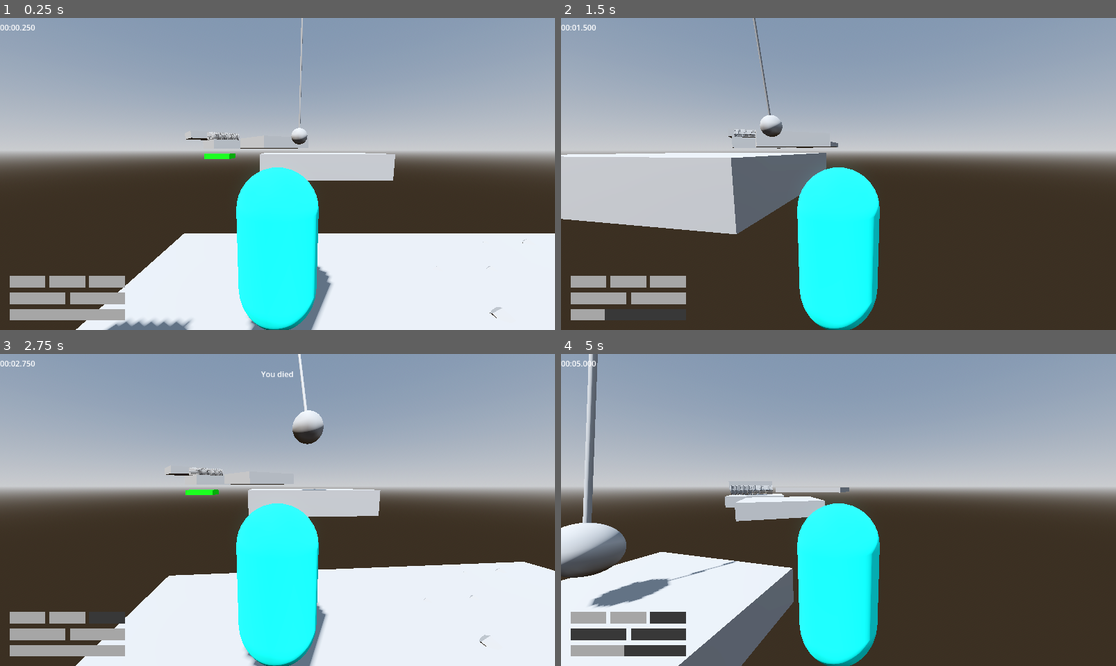
Above: before the commit, frames 1-4 (two rows, left to right).
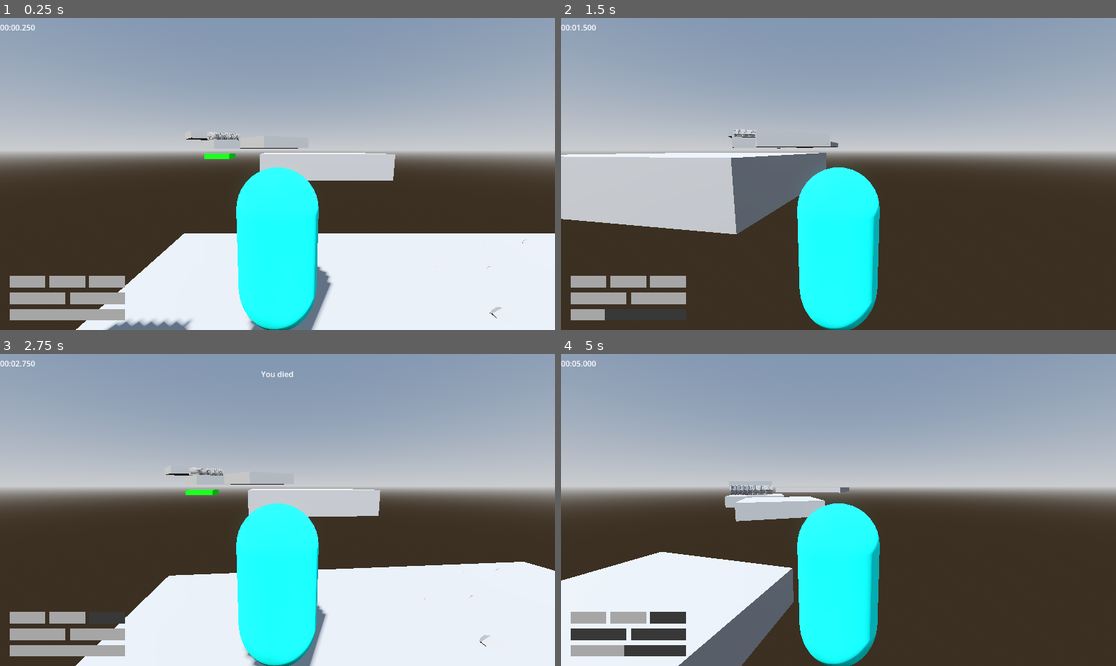
Above: after the commit, the same moments.

Repository: jpvds1/DDJD
Game: Godot game, scene res://scenes/levels/level_1.tscn
Two runs of this game, one before a commit and one after it. Both use one fixed random seed, a clock stepped at 60 frames per second and the inputs below.
Inputs (mouse positions are in pixels of both pictures, inside the frame that each line leads up to):
- Up to frame 1 (0.25 s): no input
- Up to frame 2 (1.5 s): move the mouse to (866, 174) at 0.52 s; hold W (move_forwards) from 0.53 s (still down); tap Q (dash) at 0.6 s; tap Space (jump) at 0.77 s; move the mouse to (810, 174) at 1.27 s; tap Shift (sprint) at 1.35 s
- Up to frame 3 (2.75 s): keep holding W (move_forwards); tap Space (jump) at 1.52 s; move the mouse to (288, 503) at 2.02 s; tap Q (dash) at 2.1 s
- Up to frame 4 (5 s): keep holding W (move_forwards); move the mouse to (832, 516) at 2.77 s; tap Shift (sprint) at 2.85, 4.35 s; tap Space (jump) at 3.02, 3.77, 4.52 s; move the mouse to (877, 513) at 3.52 s; tap Q (dash) at 3.6 s; move the mouse to (794, 506) at 4.27 s

The runs differ from the first frame. In frame 1, 0.2% of the frame differs, in the area x 52-56%, y 0-41%; in frame 2, 0.3%; in frame 3, 0.6%; in frame 4, 3.1%, in the area x 0-32%, y 0-82%.

Commit message:
CHange on level_1

Diff:
--- a/platformer-game/scenes/levels/level_1.tscn
+++ b/platformer-game/scenes/levels/level_1.tscn
@@ -9,8 +9,6 @@
 [ext_resource type="PackedScene" uid="uid://csjbg210nkp6l" path="res://scenes/building_materials/saw_group.tscn" id="7_oc4kc"]
 [ext_resource type="PackedScene" uid="uid://cyw8iqn0l8uak" path="res://scenes/building_materials/spike_trap.tscn" id="8_s8va5"]
 [ext_resource type="PackedScene" uid="uid://rtexe01uxxw6" path="res://scenes/building_materials/laser.tscn" id="9_dga24"]
-[ext_resource type="Script" uid="uid://1fk25sxy8pya" path="res://scripts/traps/wreckingball.gd" id="10_qxy0u"]
-[ext_resource type="Script" path="res://scripts/systems/cloud_behavior.gd" id="11_excbq"]
 
 [sub_resource type="ProceduralSkyMaterial" id="ProceduralSkyMaterial_64t6i"]
 sky_horizon_color = Color(0.66224277, 0.6717428, 0.6867428, 1)
@@ -24,29 +22,6 @@
 sky = SubResource("Sky_h2s0c")
 tonemap_mode = 2
 glow_enabled = true
-
-[sub_resource type="SphereShape3D" id="SphereShape3D_excbq"]
-radius = 0.72685677
-
-[sub_resource type="SphereMesh" id="SphereMesh_iav0o"]
-
-[sub_resource type="CylinderMesh" id="CylinderMesh_mm8aj"]
-
-[sub_resource type="StandardMaterial3D" id="StandardMaterial3D_bahl2"]
-albedo_color = Color(0.49019608, 0.9764706, 1, 0.39215687)
-emission_enabled = true
-emission = Color(0.49019608, 0.9764706, 1, 1)
-emission_energy_multiplier = 1.5
-
-[sub_resource type="SphereMesh" id="SphereMesh_np2pn"]
-
-[sub_resource type="SphereMesh" id="SphereMesh_v6ha0"]
-
-[sub_resource type="SphereMesh" id="SphereMesh_gmpev"]
-
-[sub_resource type="SphereMesh" id="SphereMesh_mkypq"]
-
-[sub_resource type="SphereMesh" id="SphereMesh_ndtll"]
 
 [node name="Empty Level" type="Node3D" unique_id=216242194]
 script = ExtResource("1_sk5k4")
@@ -138,52 +113,6 @@
 [node name="Hitbox" parent="Laser" index="1" unique_id=1352457121]
 transform = Transform3D(1.006, 0, 0, 0, 1.006, 0, 0, 0, 4.75, 0, 0, 0)
 
-[node name="Wreckingball" type="Node3D" parent="." unique_id=802922046]
-transform = Transform3D(-4.371139e-08, 0, -1, 0, 1, 0, 1, 0, -4.371139e-08, -1.3514814, 13.531413, 8.652832)
-script = ExtResource("10_qxy0u")
-
-[node name="Ball" type="Area3D" parent="Wreckingball" unique_id=141232084]
-transform = Transform3D(1, 0, 0, 0, 1, 0, 0, 0, 1, 0, -10, 0)
-
-[node name="Ball_collision" type="CollisionShape3D" parent="Wreckingball/Ball" unique_id=1132336917]
-shape = SubResource("SphereShape3D_excbq")
-
-[node name="Ball_mesh" type="MeshInstance3D" parent="Wreckingball/Ball" unique_id=1058642162]
-mesh = SubResource("SphereMesh_iav0o")
-
-[node name="Chain_mesh" type="MeshInstance3D" parent="Wreckingball" unique_id=630554227]
-transform = Transform3D(0.1, 0, 0, 0, 5, 0, 0, 0, 0.1, 0, -5, 0)
-mesh = SubResource("CylinderMesh_mm8aj")
-
-[node name="Cloud" type="Node3D" parent="Wreckingball" unique_id=1922869714]
-transform = Transform3D(3, 0, 0, 0, 3, 0, 0, 0, 3, -0.17368126, -0.20986748, 0.0399822)
-script = ExtResource("11_excbq")
-
-[node name="CSGCombiner3D" type="CSGCombiner3D" parent="Wreckingball/Cloud" unique_id=1368328284]
-transform = Transform3D(0.4, 0, 0, 0, 0.4, 0, 0, 0, 0.4, 0.040394783, 0, 0)
-material_override = SubResource("StandardMaterial3D_bahl2")
-
-[node name="Ball_1" type="CSGMesh3D" parent="Wreckingball/Cloud/CSGCombiner3D" unique_id=1296480542]
-mesh = SubResource("SphereMesh_np2pn")
-
-[node name="Ball_2" type="CSGMesh3D" parent="Wreckingball/Cloud/CSGCombiner3D" unique_id=1190826021]
-transform = Transform3D(1, 0, 0, 0, 1, 0, 0, 0, 1, 0.18, 0.049999952, 0.099999905)
-mesh = SubResource("SphereMesh_v6ha0")
-
-[node name="Ball_3" type="CSGMesh3D" parent="Wreckingball/Cloud/CSGCombiner3D" unique_id=758941509]
-transform = Transform3D(1, 0, 0, 0, 1, 0, 0, 0, 1, -0.15, -0.050000012, 0.119999886)
-mesh = SubResource("SphereMesh_gmpev")
-
-[node name="Ball_4" type="CSGMesh3D" parent="Wreckingball/Cloud/CSGCombiner3D" unique_id=1521632657]
-transform = Transform3D(1, 0, 0, 0, 1, 0, 0, 0, 1, -0.1, 0.100000024, -0.1500001)
-mesh = SubResource("SphereMesh_mkypq")
-
-[node name="Ball_5" type="CSGMesh3D" parent="Wreckingball/Cloud/CSGCombiner3D" unique_id=106339958]
-transform = Transform3D(1, 0, 0, 0, 1, 0, 0, 0, 1, 0.12, -0.07999998, -0.119999886)
-mesh = SubResource("SphereMesh_ndtll")
-
-[connection signal="body_entered" from="Wreckingball/Ball" to="Wreckingball" method="_on_ball_body_entered"]
-
 [editable path="Killzone"]
 [editable path="Laser"]
 [editable path="Laser/Hitbox/Killzone"]
